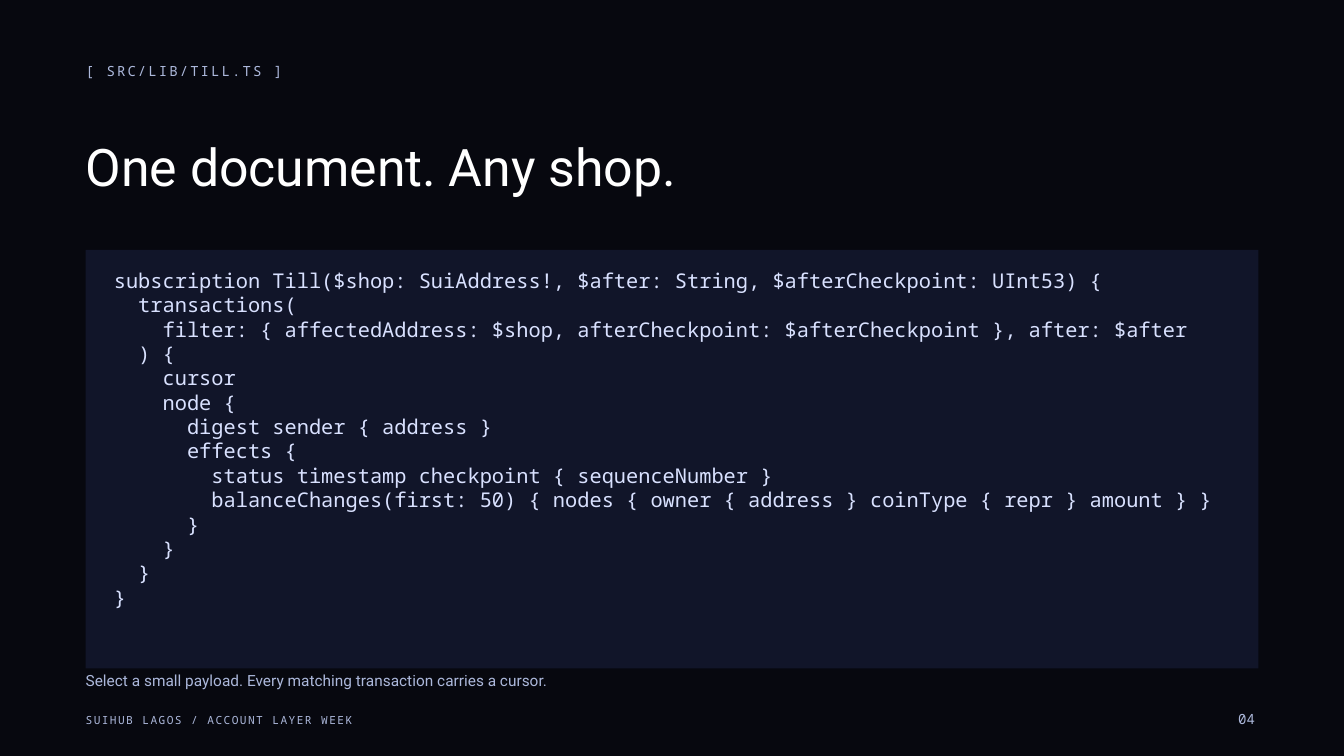
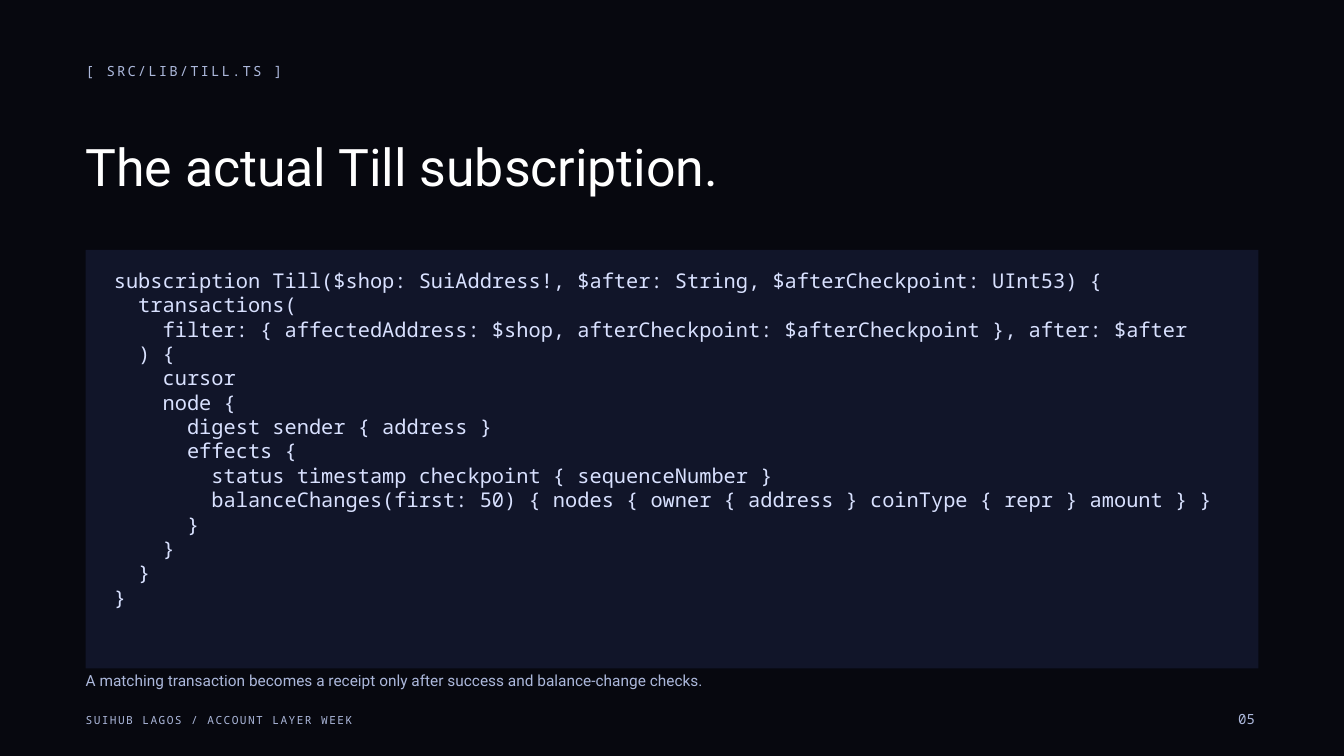
Before and after one commit to Nuel-osas/day3-till, a slide deck: slide 5 of teaching/Day3_Till_Live_Data_Seedless_Style.pptx (slide 4 before the commit). Drawn at 1344x756 pixels with LibreOffice and Linux fonts; fonts in the diff are those of the drawing. Boxes give left, top, right and bottom in pixels: in the first picture for what was removed or moved away, otherwise in the second. Text is boxed around its words. In the diff, an @@ line names an element or a change of style, - is before the commit and + after.

```diff
--- a/teaching/Day3_Till_Live_Data_Seedless_Style.pptx
+++ b/teaching/Day3_Till_Live_Data_Seedless_Style.pptx
@@ text at (x1=86, y1=147, x2=718, y2=197): text changed @@
-One document. Any shop.
+The actual Till subscription.
@@ text at (x1=86, y1=674, x2=703, y2=690): text changed @@
-Select a small payload. Every matching transaction carries a cursor.
+A matching transaction becomes a receipt only after success and balance-change checks.
@@ text at (x1=1238, y1=714, x2=1255, y2=724): text changed @@
-04
+05
```
Also in this commit, not shown: 9 other slides changed, 5 slides added, 5 slides removed, 5 other files.
